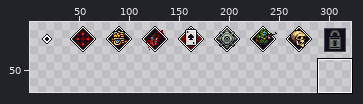
One commit to this sprite sheet: BlavsArmoredWarfare/ENTITIES/CLASSES/SPRITES/PerkIcon.png. Above: a wide view before the commit, with the close-up outlined.
Close-up. As it was:
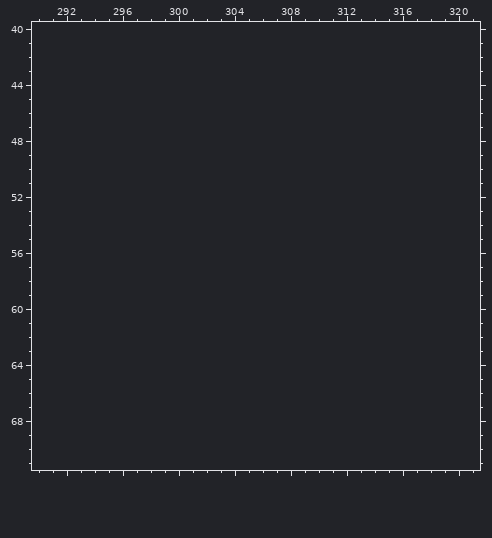
The file is 324x36 pixels. Colours within 5 levels of each other are drawn and written as one. Shown: x 290..321, y 40..71. The old version is drawn lined up with the new one, on the new canvas. The wide view leaves out empty margins. The commit also changed other parts of the picture, which this record leaves out.
The result:
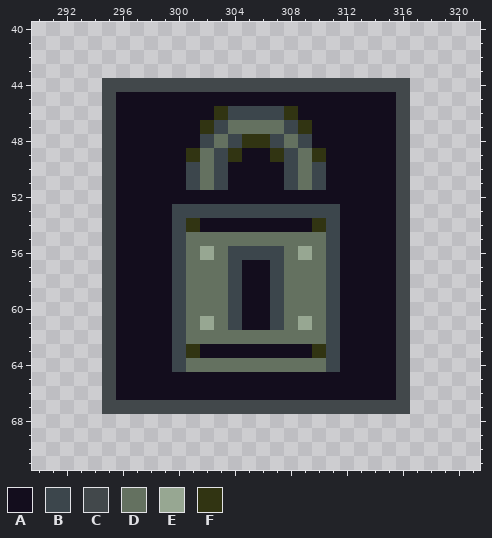
Palette (. is transparent): A #130d1d  B #3c464c  C #42484b  D #647160  E #97a792  F #313412
Changes in this commit:
canvas 324x36 -> 324x72
Changed rows in their new state; - is an unchanged pixel.
first column x 295:
44 CCCCCCCCCCCCCCCCCCCCCC
45 CAAAAAAAAAAAAAAAAAAAAC
46 CAAAAAAAFBBBBFAAAAAAAC
47 CAAAAAAFBDDDDBFAAAAAAC
48 CAAAAAABDBFFBDBAAAAAAC
49 CAAAAAFDBFAAFBDFAAAAAC
50 CAAAAABDBAAAABDBAAAAAC
51 CAAAAABDBAAAABDBAAAAAC
52 CAAAAAAAAAAAAAAAAAAAAC
53 CAAAABBBBBBBBBBBBAAAAC
54 CAAAABFAAAAAAAAFBAAAAC
55 CAAAABDDDDDDDDDDBAAAAC
56 CAAAABDEDBBBBDEDBAAAAC
57 CAAAABDDDBAABDDDBAAAAC
58 CAAAABDDDBAABDDDBAAAAC
59 CAAAABDDDBAABDDDBAAAAC
60 CAAAABDDDBAABDDDBAAAAC
61 CAAAABDEDBAABDEDBAAAAC
62 CAAAABDDDDDDDDDDBAAAAC
63 CAAAABFAAAAAAAAFBAAAAC
64 CAAAABDDDDDDDDDDBAAAAC
65 CAAAAAAAAAAAAAAAAAAAAC
66 CAAAAAAAAAAAAAAAAAAAAC
67 CCCCCCCCCCCCCCCCCCCCCC
Boxes around the changes in both close-ups, in picture pixels (x1, y1, x2, y2):
added: (102, 78, 410, 414)
